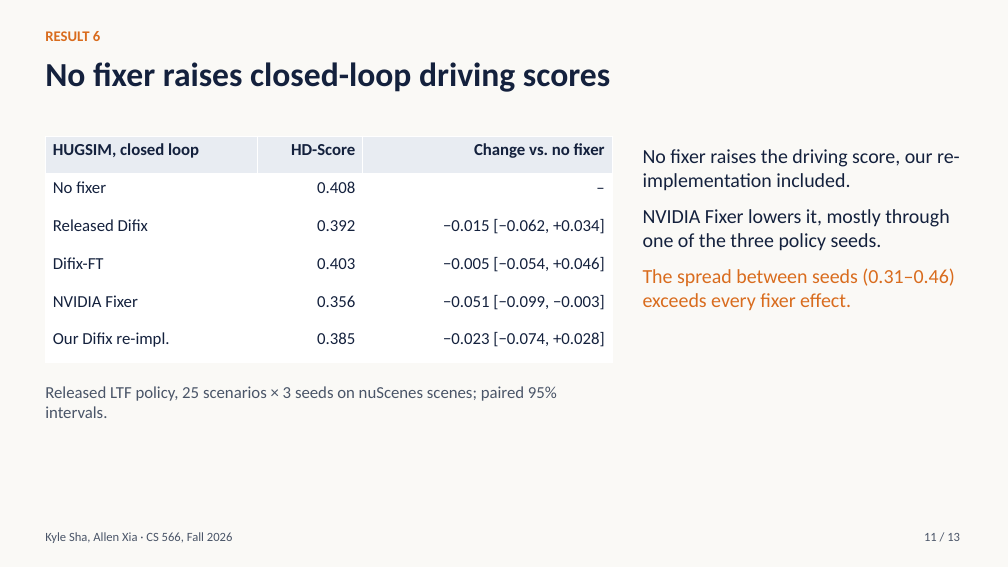
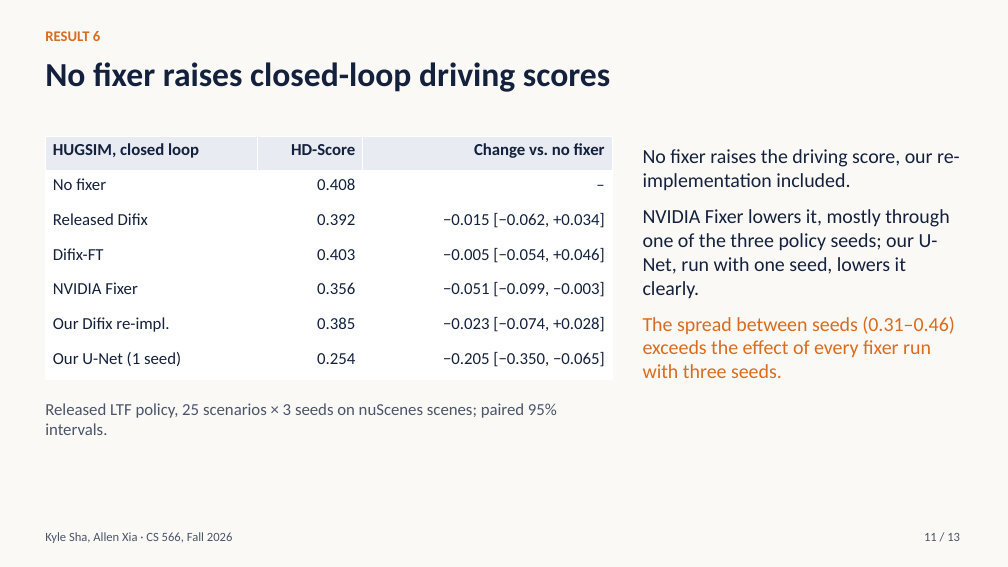
Before and after one commit to ksha23/cs566-drive-sim, a slide deck: slide 11 of docs/cs566_drive_sim_talk.pptx. Drawn at 1008x567 pixels with LibreOffice and Linux fonts; fonts in the diff are those of the drawing. Boxes give left, top, right and bottom in pixels: in the first picture for what was removed or moved away, otherwise in the second. Text is boxed around its words. In the diff, an @@ line names an element or a change of style, - is before the commit and + after.

```diff
--- a/docs/cs566_drive_sim_talk.pptx
+++ b/docs/cs566_drive_sim_talk.pptx
@@ table at bbox=[45, 136, 613, 380] @@
+row 7: Our U-Net (1 seed) | 0.254 | −0.205 [−0.350, −0.065]
@@ text at bbox=[643, 209, 955, 378]: text changed @@
-NVIDIA Fixer lowers it, mostly through one of the three policy seeds.
-The spread between seeds (0.31–0.46) exceeds every fixer effect.
+NVIDIA Fixer lowers it, mostly through one of the three policy seeds; our U-Net, run with one seed, lowers it clearly.
+The spread between seeds (0.31–0.46) exceeds the effect of every fixer run with three seeds.
@@ text "Released LTF policy, 25 scenarios ...": place and size @@
-text "Released LTF policy, 25 scenarios ..." at bbox=[45, 386, 557, 418]
+text "Released LTF policy, 25 scenarios ..." at bbox=[45, 403, 557, 435]
```
Also in this commit, not shown: 6 other slides changed, 8 other files.
